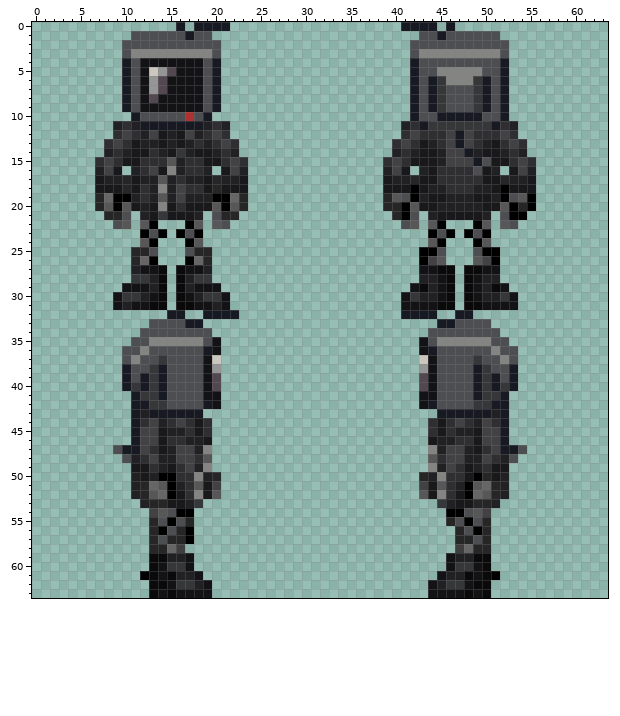
A pixel-art sprite gets an edit: code/modules/unit_tests/screenshots/screenshot_humanoids__datum_species_ipc.png. That is the earlier state.
The file is 64x64 pixels. Colours within 5 levels of each other are drawn and written as one.
New version:
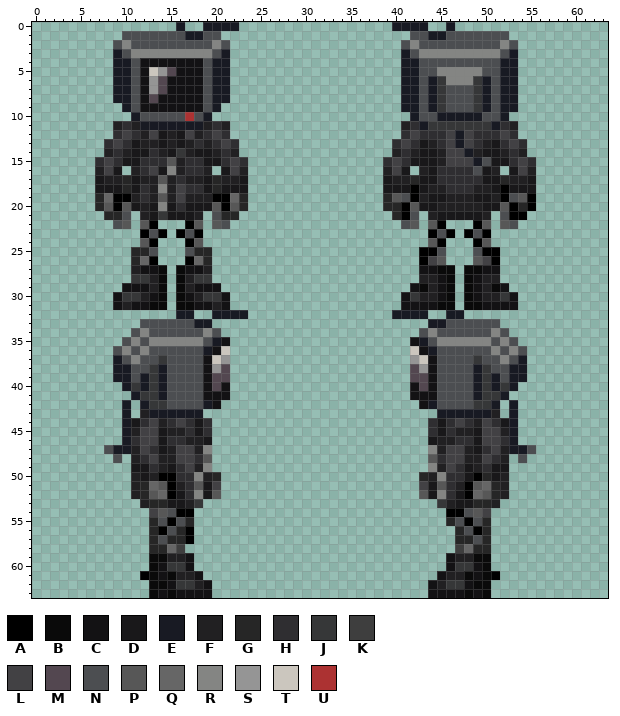
Palette (. is transparent): A #000000  B #0a0a0a  C #131214  D #19181a  E #181a23  F #212022  G #262626  H #2f2e31  J #363738  K #3e3e3e  L #424144  M #534750  N #4c4e51  P #575757  Q #666666  R #848583  S #959595  T #cbc6be  U #ac3232
The edit:
@@ x 0..63 @@
- 0 ................E.EEEE...................EEEE.E.................
- 1 ...........NNNNNNENN.......................NNENNNNNN............
- 2 ..........NNNNNNNNNNN.....................NNNNNNNNNNN...........
- 3 ..........NRRRRRRRRRN.....................NRRRRRRRRRN...........
- 4 ..........ENCCCCCCCNE.....................ENNNNNNNNNE...........
- 5 ..........ENCTSMCCCNE.....................ENNRRRRRNNE...........
- 6 ..........ENCSMCCCCNE.....................ENEJRRRJENE...........
- 7 ..........ENCSMCCCCNE.....................ENEJNNNJENE...........
- 8 ..........ENCMCCCCCNE.....................ENEJNNNJENE...........
- 9 ..........ENCCCCCCCNE.....................ENEJNNNJENE...........
+ 0 ................E..EEEE.................EEEE..E.................
+ 1 ..........NNNNNNNEENN.....................NNEENNNNNNN...........
+ 2 .........NRNNNNNNNNNRN...................NRNNNNNNNNNRN..........
+ 3 .........ENRRRRRRRRRNE...................ENRRRRRRRRRNE..........
+ 4 .........EENCCCCCCCNEE...................EENNNNNNNNNEE..........
+ 5 .........EENCTSMCCCNEE...................EENNRRRRRNNEE..........
+ 6 .........EENCSMCCCCNEE...................EENEJRRRJENEE..........
+ 7 .........EENCSMCCCCNEE...................EENEJNNNJENEE..........
+ 8 .........EENCMCCCCCNEE...................EENEJNNNJENEE..........
+ 9 ..........ENCCCCCCCNE....................EENEJNNNJENEE..........
 10 ...........ENNNNNUNE......................ENNEEEEENNE...........
@@ x 0..63 @@
 31 .........CFCCBB.BBCCFC...................CCCCBB.BBCCCC..........
-32 ...............EE..EEEE..................EEEE..EE...............
-33 .............NNNNEE..........................EENNNN.............
-34 ............NNNNNNNN........................NNNNNNNN............
-35 ...........NNRRRRRRNC......................CNRRRRRRNN...........
-36 ..........NNRNNNNNNEC......................CENNNNNNRNN..........
-37 ..........NRNNJNNNNCT......................TCNNNNJNNRN..........
-38 ..........ENNJENNNNCS......................SCNNNNEJNNE..........
-39 ..........ENEJENNNNCM......................MCNNNNEJENE..........
-40 ..........EJEJENNNNCM......................MCNNNNEJEJE..........
-41 ...........EJJENNNNCC......................CCNNNNEJJE...........
-42 ...........EEJJNNNNEC......................CENNNNJJEE...........
-43 ...........EFEEEEEE..........................EEEEEEFE...........
-44 ...........EHLFHLHDH........................HDHLHFLHE...........
-45 ...........ELLDFFHDH........................HDHFFDLLE...........
-46 ...........ELLDHHFFD........................DFFHHDLLE...........
-47 .........NEELHDFLLFR........................RFLLFDHLEEN.........
-48 ..........NFHLFFLLHP........................PHLLFFLHFN..........
+32 ................EE..EEEE................EEEE..EE................
+33 ............NNNNNNEE........................EENNNNNN............
+34 ...........NRNNNNNNRN......................NRNNNNNNRN...........
+35 ..........NRNRRRRRRNEC....................CENRRRRRRNRN..........
+36 .........NRNRNNNNNNECT....................TCENNNNNNRNRN.........
+37 .........ENRNNJNNNNCTS....................STCNNNNJNNRNE.........
+38 .........EENNJENNNNCSM....................MSCNNNNEJNNEE.........
+39 .........EENEJENNNNCMM....................MMCNNNNEJENEE.........
+40 ..........EJEJENNNNCMC....................CMCNNNNEJEJE..........
+41 ...........EJJENNNNCCC....................CCCNNNNEJJE...........
+42 ..........E.EJJNNNNEC......................CENNNNJJE.E..........
+43 ..........E.FEEEEEE..........................EEEEEEF.E..........
+44 ..........EDHLFHLHDH........................HDHLHFLHDE..........
+45 ..........EFLLDFFHDH........................HDHFFDLLFE..........
+46 ..........EHLLDHHFFD........................DFFHHDLLHE..........
+47 ........NEEFLHDFLLFR........................RFLLFDHLFEEN........
+48 .........N.FHLFFLLHP........................PHLLFFLHF.N.........
 49 ...........DDHFDHLFR........................RFLHDFHDD...........
Boxes around the changes in both pictures, in picture pixels (x1, y1, x2, y2):
changed: (194, 22, 239, 103)
changed: (392, 22, 437, 112)
changed: (113, 31, 131, 103)
changed: (500, 31, 518, 112)
changed: (104, 310, 248, 463)
changed: (392, 310, 536, 463)
